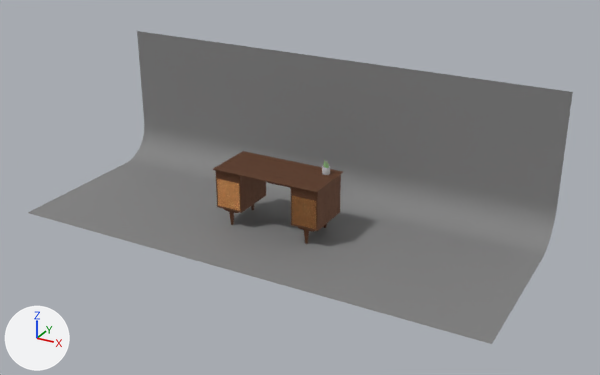
A saved change to the Blender file Project/model/vintageDesk.blend.
Before and after are seen from a camera (50 mm lens) standing at (4.79, -8.14, 4.67) and looking at (0.32, -0.01, 0.61). The lights are fixed; the arrows at lower left show +X, +Y and +Z.

Script lines for the objects in view, before the commit:
```python
me_cube = bpy.data.meshes.new('Cube')
me_cube.from_pydata(...)  # 20 vertices, 18 faces; spans x -2.0..2.0, y -1.0..1.0, z -0.02..0.02
me_cube.materials.append(mat_wood)  # picture img_wood_color_2k_png
me_cube_022 = bpy.data.meshes.new('Cube.022')
me_cube_022.from_pydata(...)  # 12 vertices, 10 faces; spans x -0.97..0.97, y -0.02..0.02, z -0.43..0.43
me_cube_022.materials.append(mat_wood)  # picture img_wood_color_2k_png
me_plane_010 = bpy.data.meshes.new('Plane.010')
me_plane_010.from_pydata(...)  # 24 vertices, 11 faces; spans x -3.07..3.13, y -1.24..1.24, z 0.0..1.89
me_plane_010.polygons.foreach_set('use_smooth', [True] * 11)
me_plane_010.materials.append(mat_floor)  # grey #979797
ob_plane = bpy.data.objects.new('Plane', me_plane_010)
ob_plane.location = (0.0, 0.0, 0.0)
ob_tampo = bpy.data.objects.new('Tampo', me_cube)
ob_tampo.location = (0.0, 0.0, 0.756)
ob_tampo.scale = (0.362, 0.35, 0.38)
ob_tampo__2 = bpy.data.objects.new('Tampo. 2', me_cube_022)
ob_tampo__2.location = (0.0, 0.293, 0.586)
ob_tampo__2.scale = (0.362, 0.35, 0.38)
# also in view: 'Porta_L' at (-0.53, -0.3, 0.44); 'Nicho' at (0.0, 0.0, 0.49); 'Porta_R' at (0.53, -0.3, 0.44)
```
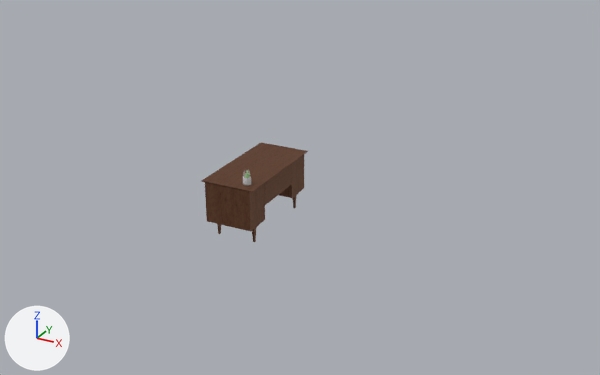
Where the change shows, as pixel boxes [x1, y1, x2, y2] in the pictures (600 x 375 px):
'Plane', deleted: before [28, 31, 573, 344]
'Nicho', moved, turned: before [215, 170, 341, 231]; after [205, 155, 304, 231]
'Tampo', moved, turned: before [213, 151, 343, 193]; after [202, 142, 308, 192]
'Porta_R', moved, turned (not visible afterwards): before [292, 195, 317, 229]
'Porta_L', moved, turned (not visible afterwards): before [217, 178, 240, 211]
'Tampo. 2', moved, turned: before [267, 182, 291, 188]; after [264, 164, 292, 205]
'Pés', moved, turned: before [224, 204, 327, 244]; after [217, 194, 297, 242]
'Gaveta_R', moved, turned (not visible afterwards): before [292, 188, 317, 201]
'Gaveta_L', moved, turned (not visible afterwards): before [217, 171, 239, 183]
'Plant', moved, turned: before [322, 166, 330, 175]; after [243, 176, 251, 186]
'Cactus', moved, turned: before [323, 159, 329, 168]; after [243, 170, 250, 178]

The edits, one by one:
Object 'Tampo. 2' (ob_tampo__2) moves from (0.0, 0.293, 0.586) to (0.0, 0.0, 0.6).
Object 'Tampo. 2' (ob_tampo__2) turns from (0, 0, 0) to (0, 0, -88) degrees about x, y and z.
Object 'Plane' (ob_plane) is deleted.
